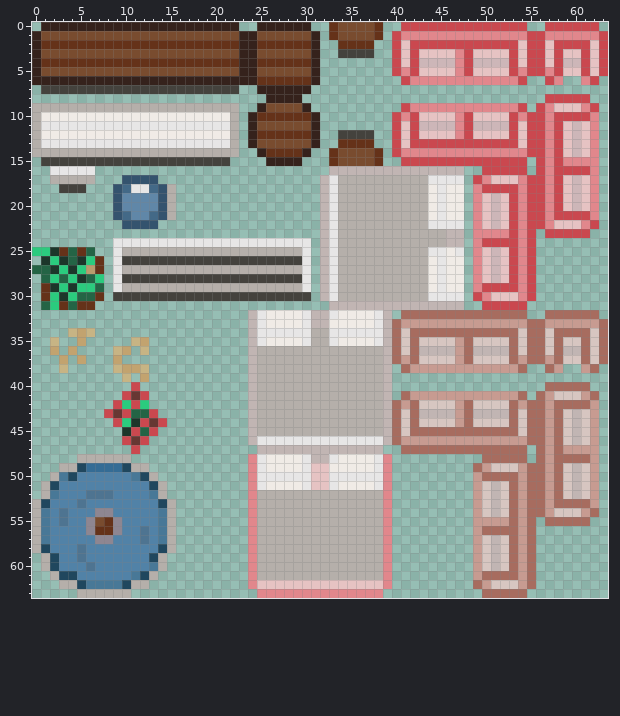
Two states of a pixel-art sprite, res/props.png. This is how it looked before the edit.
The file is 64x64 pixels.
After:
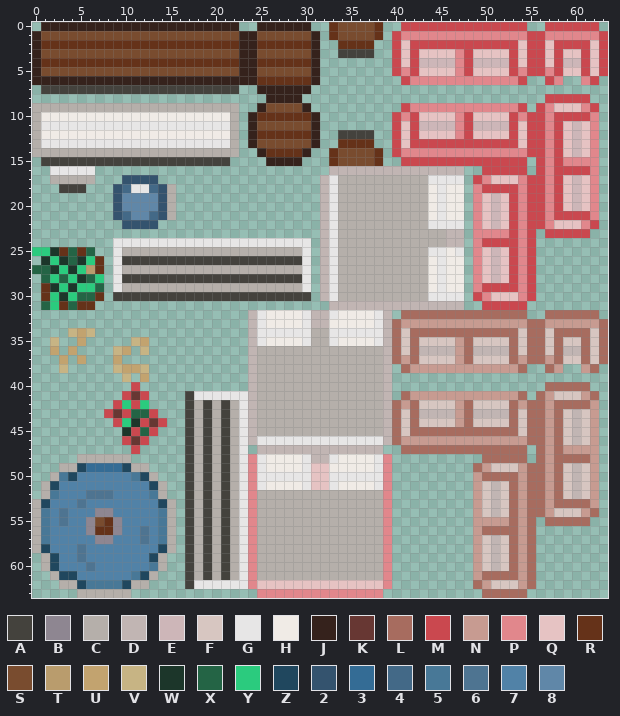
Palette (. is transparent): A #44423d  B #8e8691  C #b5afaa  D #c1b5b3  E #cdb6b8  F #d7c6c1  G #e7e6e6  H #f0ebe6  J #35221c  K #673733  L #a76c5f  M #ca484f  N #c79b91  P #e1878c  Q #e6c3c3  R #653219  S #794c2f  T #b99c6d  U #c2a36f  V #c7b484  W #1c362a  X #246445  Y #2bcb7e  Z #20475e  2 #34536e  3 #346c95  4 #436987  5 #487897  6 #4e7491  7 #5182a7  8 #6087a8
What changed:
Changed rows in their new state; - is an unchanged pixel.
first column x 17:
41 AGGGGGG
42 ACACACG
43 ACACACG
44 ACACACG
45 ACACACG
46 ACACACG
47 ACACACG
48 ACACACG
49 ACACACG
50 ACACACG
51 ACACACG
52 ACACACG
53 ACACACG
54 ACACACG
55 ACACACG
56 ACACACG
57 ACACACG
58 ACACACG
59 ACACACG
60 ACACACG
61 ACACACG
62 AGGGGGG
Pixel boxes of the changes (left, top, right, bottom) in both pictures:
added: (185, 391, 248, 589)
